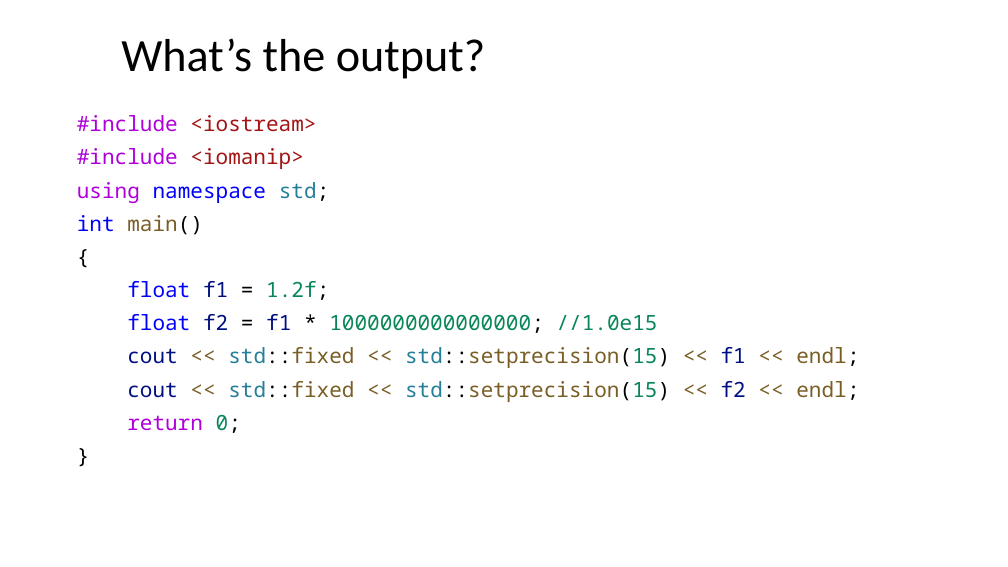
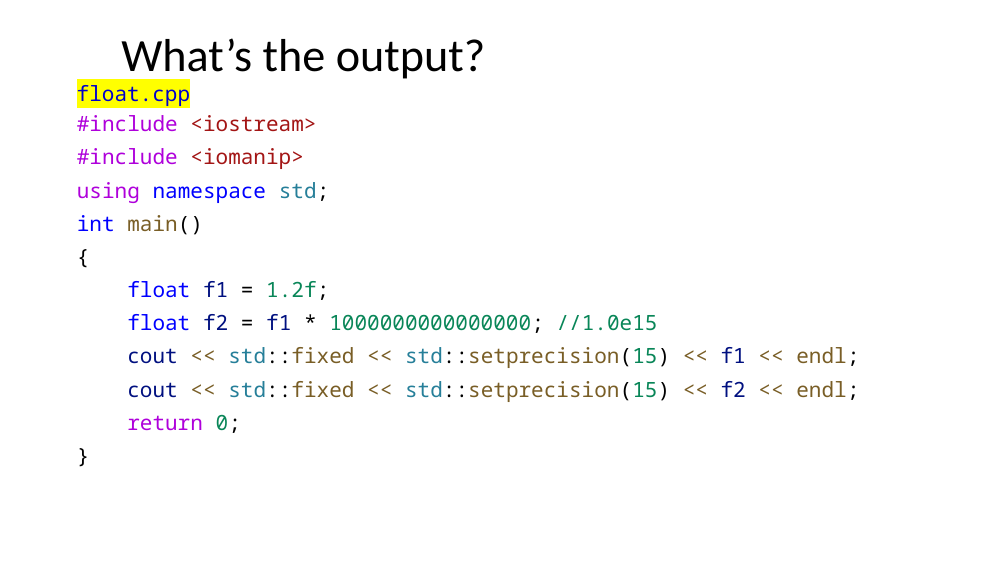
Before and after one commit to ShiqiYu/CPP, a slide deck: slide 21 of week02/Lecture02.pptx. Drawn at 1008x567 pixels with LibreOffice and Linux fonts; fonts in the diff are those of the drawing; background and template pictures are left out. Boxes give left, top, right and bottom in pixels: in the first picture for what was removed or moved away, otherwise in the second. Text is boxed around its words. In the diff, an @@ line names an element or a change of style, - is before the commit and + after.

```diff
--- a/week02/Lecture02.pptx
+++ b/week02/Lecture02.pptx
@@ rectangle added at (70,76,200,110), fill #FFFFFF, 20 pt, text #0000CC @@
+float.cpp
```
Also in this commit, not shown: 1 other slide changed, 1 other file.
